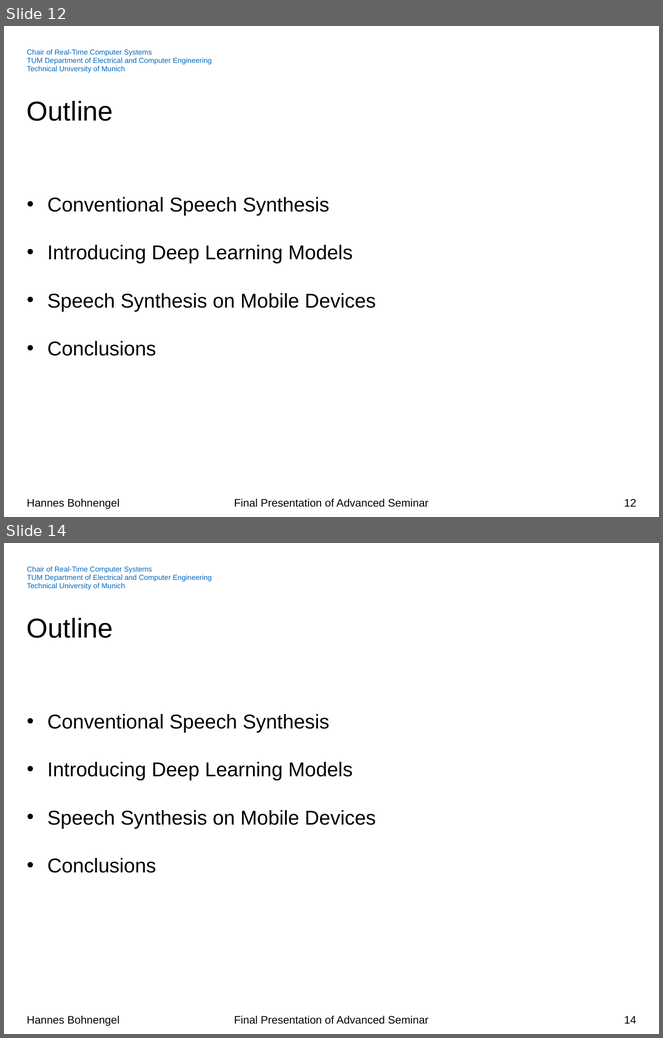
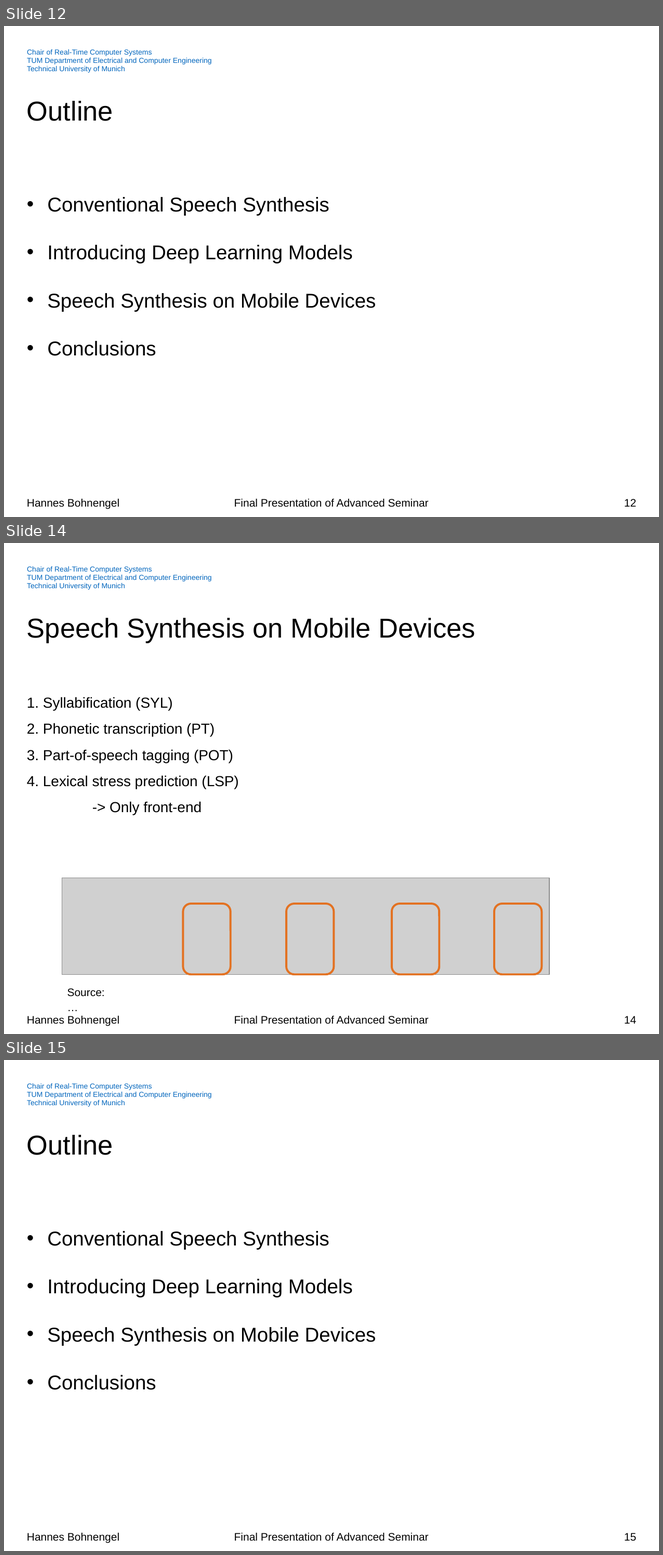
Before and after one commit to hannesb0/deeplearning, a slide deck: pres/Final_Presentation_V02.pptx. Shown one above the other, each under a label of ours: slides 12 and 14 before the commit, slides 12, 14 and 15 after it; the slides between them are not shown. The pictures are 663x1038 and 663x1555 pixels, drawn with LibreOffice and Linux fonts; fonts in the diff are those of the drawing; grey boxes stand for pictures; background and template pictures are left out. Boxes give left, top, right and bottom in pixels: in the first picture for what was removed or moved away, otherwise in the second. Text is boxed around its words. In the diff, an @@ line names an element or a change of style, - is before the commit and + after.

```diff
--- a/pres/Final_Presentation_V02.pptx
+++ b/pres/Final_Presentation_V02.pptx
@@ slide 14 added at <box>4,543,659,1034</box>, background #FFFFFF; not listed: 3 template elements that a slide beside it also shows @@
@@ title added at <box>27,618,476,643</box>, 30 pt, text #000000 @@
+Speech Synthesis on Mobile Devices
@@ text added at <box>27,697,239,815</box>, 16 pt, text #000000 @@
+1. Syllabification (SYL)
+2. Phonetic transcription (PT)
+3. Part-of-speech tagging (POT)
+4. Lexical stress prediction (LSP)
+-> Only front-end
@@ picture added at <box>62,878,549,975</box> @@
@@ group added at <box>183,904,541,975</box>: 4 rounded rectangles @@
@@ text added at <box>67,989,105,997</box>, 12 pt, text #000000 @@
+Source: …
@@ page number added at <box>624,1016,636,1024</box>, 12 pt, text #000000 @@
+14
@@ what was slide 14 is now slide 15 @@
@@ page number at <box>624,1533,636,1542</box>: text changed @@
-14
+15
```
Also in this commit, not shown: 8 slides changed, 1 other slide added, 4 other files.
